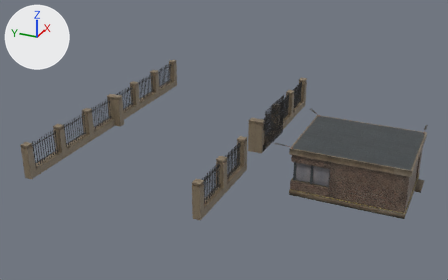
Two versions of the Blender file RailGates/models/Gate_ramp/road_gate.blend, one commit apart.
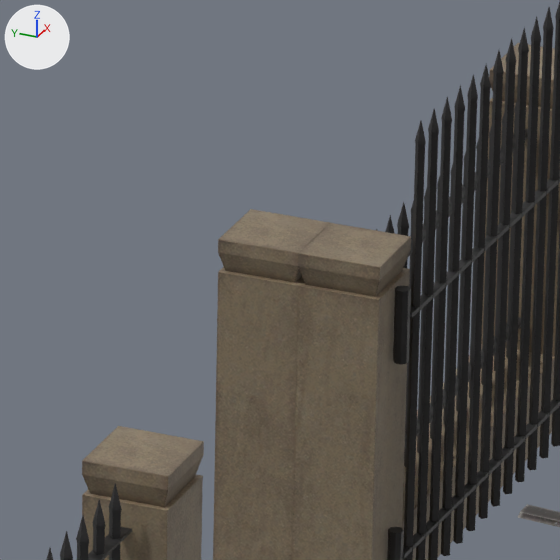
The first picture shows the older version from a 50 mm lens placed at (-41.0, -24.3, 22.9), pointed at (2.5, -4.7, 1.1). The close-ups show both versions on the part from 51% to 62% of the width and 36% to 53% of the height of that picture; other places that the commit changed are outside them. The axes (+X, +Y, +Z) are drawn at upper left. The lights are the same throughout.

The first close-up shows 'fence_1_2', 'fence_1_2E', 'fence_1_3', 'fence_1_4', 'fence_pedestrian', 'road_pillar_1'.
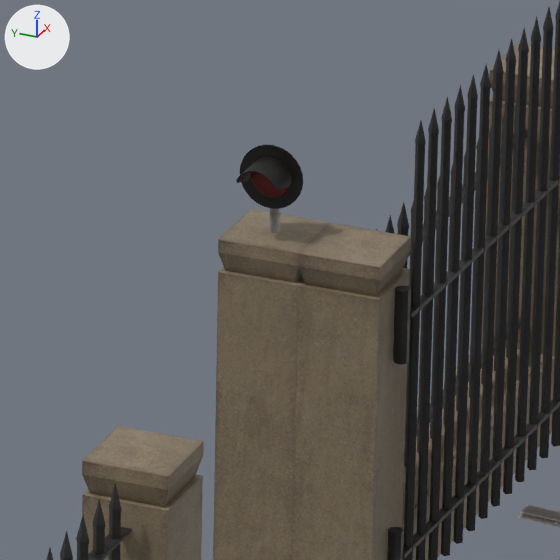
Boxes (x1, y1, x2, y2) around the edits, measured in the close-ups (560 x 560 px):
'semaphore_1', added (black)
    after: (236, 144, 303, 209)
'semaphore_pillar_1', added
    after: (269, 208, 281, 233)

The edits, one by one:
Picture 'railcrossing.dds.001' (img_railcrossing_dds_001) is new.
Material 'BaseMat1' (mat_basemat1) is new.
Its texture is img_railcrossing_dds_001.
Mesh me_semaphore_1 is new.
It has 1068 vertices, 1314 faces, 4 loose edges and spans x -7.061..-6.58, y -3.886..-3.485, z 3.059..3.541.
It uses material mat_basemat1 (picture img_railcrossing_dds_001).
Mesh me_semaphore_pillar_1 is new.
It has 236 vertices, 216 faces, 12 loose edges and spans x -6.88..-6.76, y -3.94..-3.83, z 0.43..3.3.
It uses material mat_basemat1 (picture img_railcrossing_dds_001).
Object 'semaphore_1' (ob_semaphore_1) is new; it shows me_semaphore_1.
Its location is (0.0, 0.0, 0.0).
Its rotation in degrees is (0, 0, 90).
Object 'semaphore_pillar_1' (ob_semaphore_pillar_1) is new; it shows me_semaphore_pillar_1.
Its location is (0.0, 0.0, 0.0).
Its rotation in degrees is (0, 0, 90).
